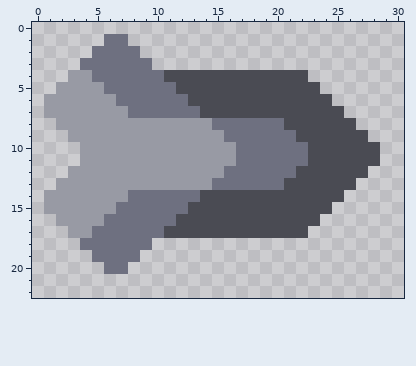
Pixel-art sprite, stored at sprites/units/serpulo/mini-assembler/regret-leg-base.png. The picture above was drawn from the file before the commit.
The file is 34x26 pixels. The old version is drawn lined up with the new one, on the new canvas.
New version:
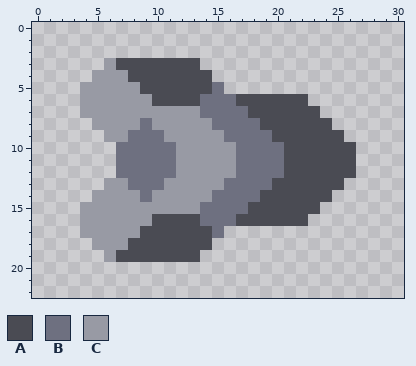
Palette (. is transparent): A #4a4b53  B #6e7080  C #989aa4
Diff:
canvas 34x26 -> 31x23, the old top-left corner now at -2,-2 (the part of the old canvas that was cut away was empty and is not shown)
Colour A now appears in row 3 at x 10 to 13; in row 18 at x 10 to 14; in row 19 at x 9 to 13.
The author changed colour B to colour A in row 3 at x 7 to 9; in row 4 at x 8 to 10; in row 5 at x 9 to 11; in row 6 at x 10 to 12; in row 8 at x 19 to 20; in row 9 at x 20 to 21.
The author changed colour B to colour A in rows 10 to 11 at x 21 to 22; in row 12 at x 21; in row 13 at x 20; in row 16 at x 10 to 11; in row 17 at x 9 to 10; in row 18 at x 8 to 9.
The author changed colour B to colour A in row 19 at x 7 to 8.
The author changed colour A to colour B in row 5 at x 15; in row 6 at x 14 to 16; in row 7 at x 14 to 17; in row 14 at x 15 to 18; in row 15 at x 14 to 17; in row 16 at x 14 to 16.
The author changed colour A to colour B in row 17 at x 15.
The author changed colour C to colour B in row 8 at x 9; in row 9 at x 8 to 10; in rows 10 to 12 at x 7 to 11; in row 13 at x 8 to 10.
The author changed colour A to colour C in row 14 at x 14; in row 15 at x 13.
The author changed colour B to colour C in row 3 at x 6; in row 4 at x 5 to 7; in row 5 at x 6 to 8; in row 6 at x 7 to 9; in row 7 at x 8 to 13; in row 12 at x 16.
The author changed colour B to colour C in row 13 at x 15; in row 14 at x 8 and 10 to 13; in row 15 at x 7 to 12; in row 16 at x 6 to 9; in row 17 at x 5 to 8; in row 18 at x 5 to 7.
The author changed colour B to colour C in row 19 at x 6.
Colour A is gone in row 4 at x 15 to 22; in row 5 at x 16 to 23; in row 6 at x 23 to 24; in row 7 at x 24 to 25; in row 8 at x 25 to 26; in row 9 at x 26 to 27.
Colour A is gone in rows 10 to 11 at x 27 to 28; in row 12 at x 27; in row 13 at x 26; in row 14 at x 25; in row 15 at x 24; in row 16 at x 23.
Colour A is gone in row 17 at x 16 to 22.
Colour B is gone in row 1 at x 6 to 7; in row 2 at x 5 to 8; in row 3 at x 4 to 5; in row 18 at x 4; in row 19 at x 5; in row 20 at x 6 to 7.
Colour C is gone in row 4 at x 3 to 4; in row 5 at x 2 to 3; in rows 6 to 7 at x 1 to 3; in row 8 at x 2 to 4; in row 9 at x 3 to 5; in rows 10 to 11 at x 4 to 6.
Colour C is gone in row 12 at x 3 to 6; in row 13 at x 2 to 5; in row 14 at x 1 to 4; in row 15 at x 1 to 3; in row 16 at x 2 to 3; in row 17 at x 3.
Where, in picture pixels (left, top, right, bottom), the same in both pictures:
changed: (44, 34, 380, 274)
